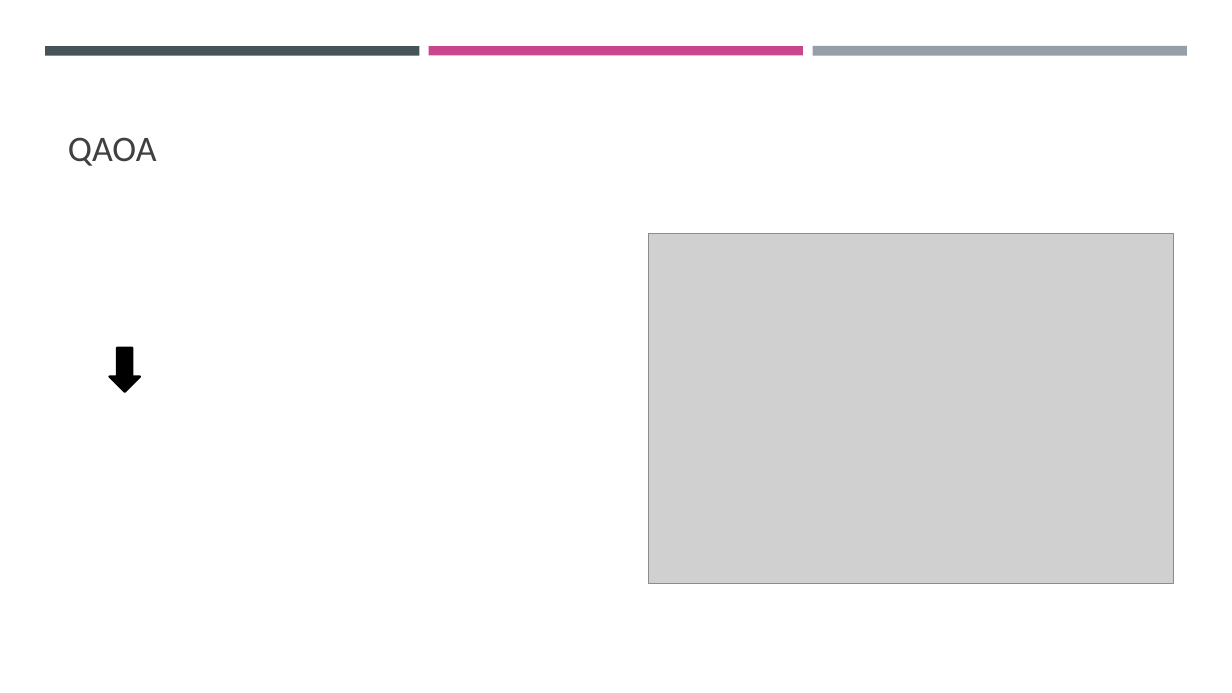
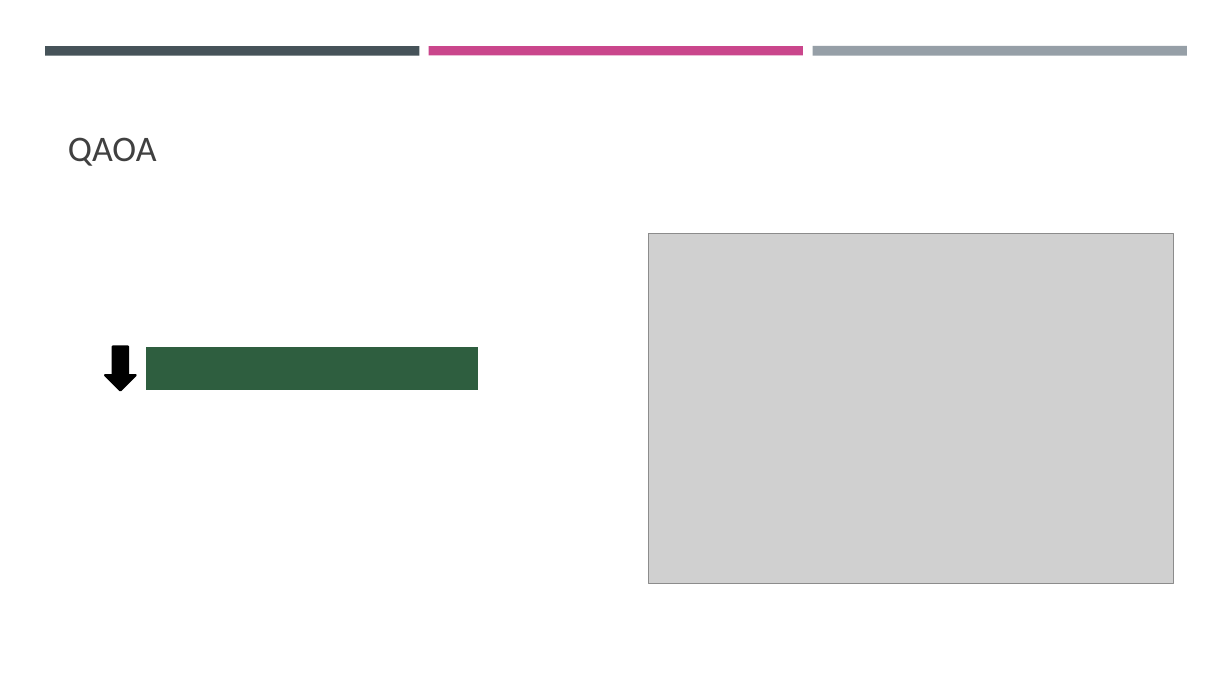
Before and after one commit to CodeJP97/QHT-2022-WoQ, a slide deck: slide 8 of Lecture.pptm. Drawn at 1232x693 pixels with LibreOffice and Linux fonts; fonts in the diff are those of the drawing; grey boxes stand for pictures. Boxes give left, top, right and bottom in pixels: in the first picture for what was removed or moved away, otherwise in the second. Text is boxed around its words. In the diff, an @@ line names an element or a change of style, - is before the commit and + after.

```diff
--- a/Lecture.pptm
+++ b/Lecture.pptm
@@ down arrow: place and size @@
-down arrow at bbox=[109, 348, 140, 392]
+down arrow at bbox=[105, 347, 136, 391]
@@ rectangle added at bbox=[145, 347, 478, 391], fill #2E5E3F, outline #FFFFFF 0.75 pt @@
```
Also in this commit, not shown: 7 other slides changed, 2 slides added, 1 slide removed, 1 other file.
